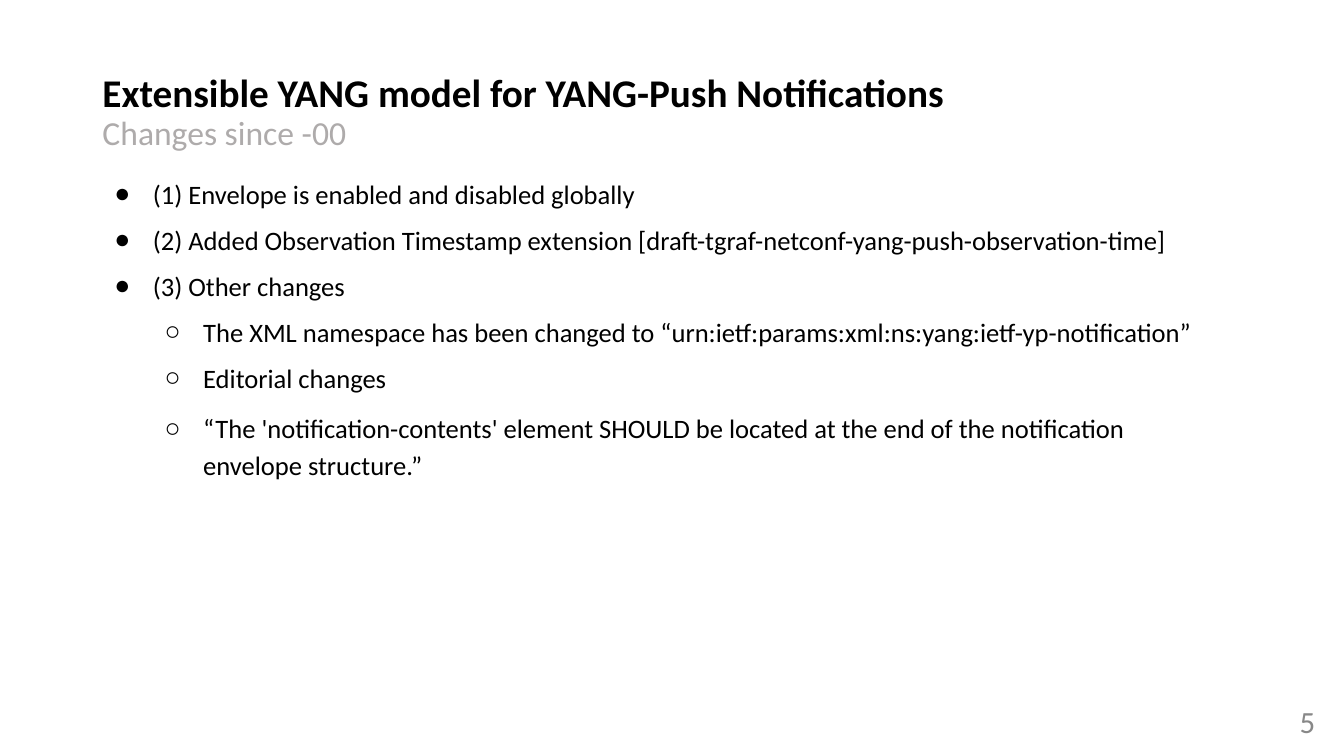
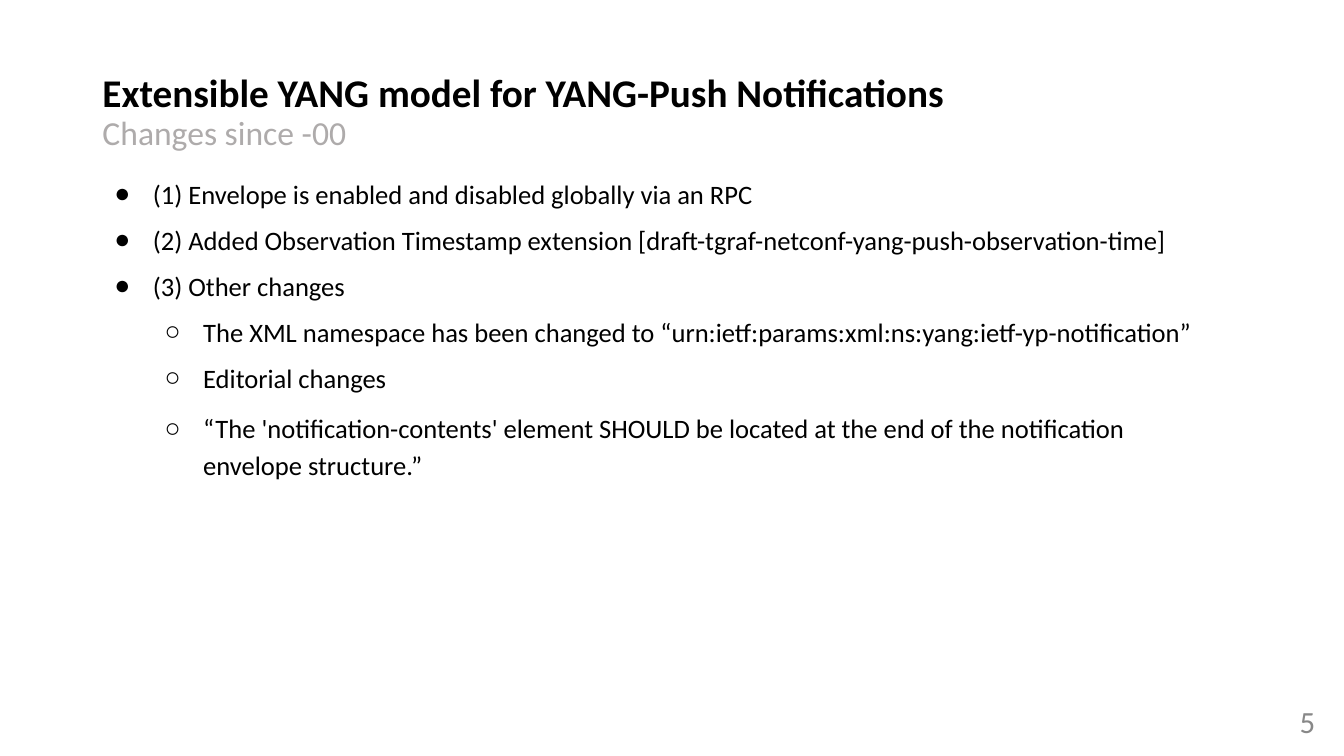
Before and after one commit to network-analytics/ietf-network-analytics-document-status, a slide deck: slide 5 of 122/NETCONF/netconf-nmop-interim-draft-netana-netconf-notif-envelope-02.pptx. Drawn at 1344x756 pixels with LibreOffice and Linux fonts; fonts in the diff are those of the drawing. Boxes give left, top, right and bottom in pixels: in the first picture for what was removed or moved away, otherwise in the second. Text is boxed around its words. In the diff, an @@ line names an element or a change of style, - is before the commit and + after.

Commit message:
notif-envelope

```diff
--- a/122/NETCONF/netconf-nmop-interim-draft-netana-netconf-notif-envelope-02.pptx
+++ b/122/NETCONF/netconf-nmop-interim-draft-netana-netconf-notif-envelope-02.pptx
@@ text at bbox=[153, 184, 752, 209]: text changed @@
-● (1) Envelope is enabled and disabled globally
+● (1) Envelope is enabled and disabled globally via an RPC
```
Also in this commit, not shown: 8 other slides changed, 2 slides added, 1 other file.
